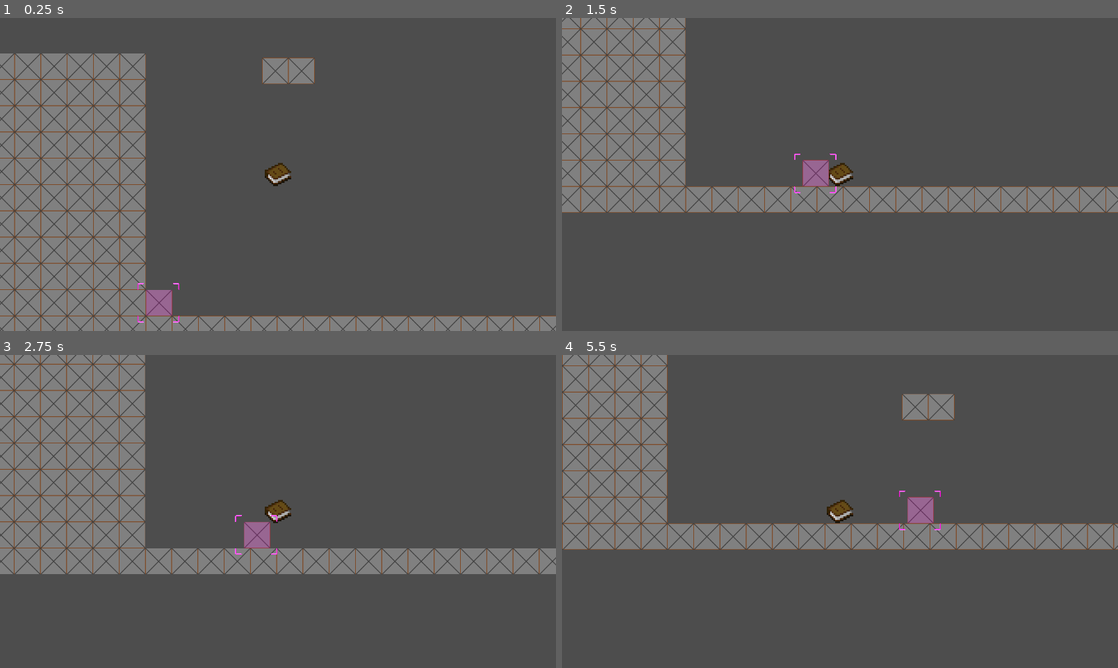
Above: before the commit, frames 1-4 (two rows, left to right).
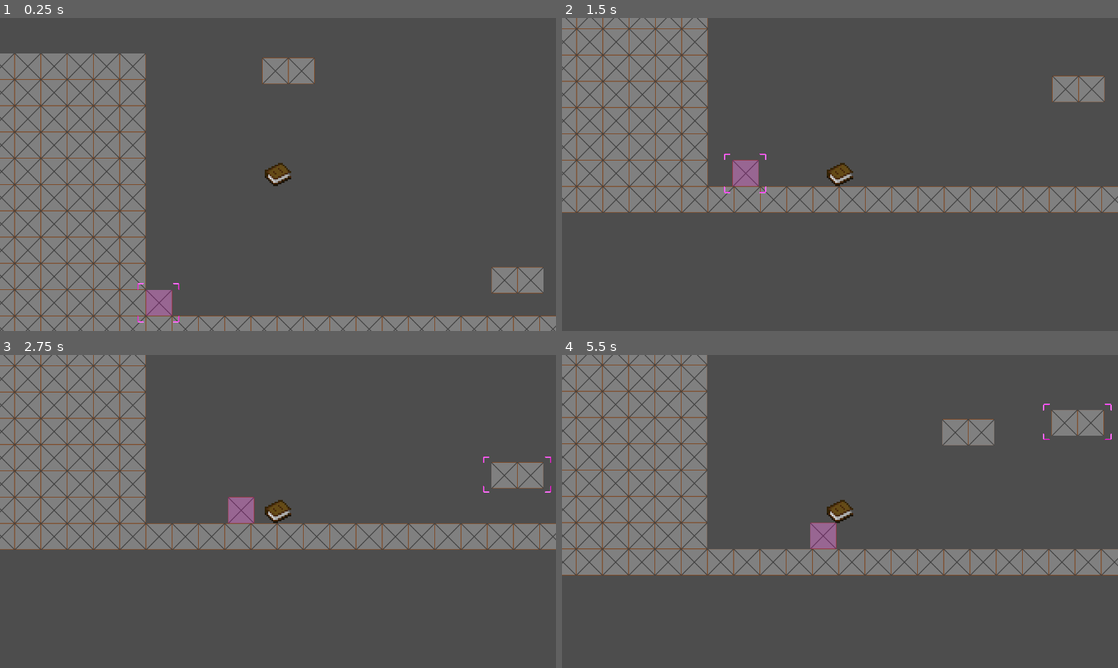
Above: after the commit, the same moments.

Repository: Arti-Dev/LucidNightmaresDemo
Game: Godot game, scene res://scenes/level.tscn
Same seed, same stepped clock (60 frames per second), same inputs: the game is played once before the commit and once after it.
Inputs:
- Up to frame 1 (0.25 s): no input
- Up to frame 2 (1.5 s): hold Right (TelekineticRight) from 0.53 s (still down); tap Q (Q) at 0.6 s; tap Space (PlayerJump) at 0.77 s; tap Tab (Tab) at 1.35 s
- Up to frame 3 (2.75 s): tap Space (PlayerJump) at 1.52 s; release Right (TelekineticRight) at 2.03 s; hold Left (TelekineticLeft) from 2.03 s (still down); tap Q (Q) at 2.1 s
- Up to frame 4 (5.5 s): release Left (TelekineticLeft) at 2.78 s; hold Right (TelekineticRight) 2.78-4.28 s; tap Tab (Tab) at 2.85, 4.35 s; tap Space (PlayerJump) at 3.02, 3.77, 4.52 s; tap Q (Q) at 3.6, 5.1 s; hold Left (TelekineticLeft) 4.28-5.03 s; hold Right (TelekineticRight) from 5.03 s (still down)

The runs differ from the first frame. In frame 1, 0.7% of the frame differs, in the area x 88-98%, y 79-88%; in frame 2, 8.7%; in frame 3, 18%; in frame 4, 23%, in the area x 0-100%, y 0-71%.

Commit message:
Add telekinetic path platform

Diff:
--- a/scenes/level.tscn
+++ b/scenes/level.tscn
@@ -1,10 +1,11 @@
-[gd_scene load_steps=10 format=4 uid="uid://biampqlhctoid"]
+[gd_scene load_steps=12 format=4 uid="uid://biampqlhctoid"]
 
 [ext_resource type="PackedScene" uid="uid://cwsep6ctbelnx" path="res://scenes/player.tscn" id="1_x2e8k"]
 [ext_resource type="Texture2D" uid="uid://by3poox6dkvvr" path="res://assets/tileset/tileset.png" id="2_xsafv"]
 [ext_resource type="PackedScene" uid="uid://c5fwpb217arma" path="res://scenes/free_tile.tscn" id="4_7ors7"]
 [ext_resource type="PackedScene" uid="uid://xhbyfkdwudvy" path="res://scenes/tween_moving_platform.tscn" id="5_4mhca"]
 [ext_resource type="PackedScene" uid="uid://dhj35qgxqpkna" path="res://scenes/path_moving_platform.tscn" id="5_vpwjr"]
+[ext_resource type="PackedScene" uid="uid://buc8o5r408v7d" path="res://scenes/telekinetic_path_platform.tscn" id="6_tvw0b"]
 
 [sub_resource type="TileSetAtlasSource" id="TileSetAtlasSource_87rnx"]
 resource_name = "testing"
@@ -35,6 +36,12 @@
 }
 point_count = 5
 
+[sub_resource type="Curve2D" id="Curve2D_608pn"]
+_data = {
+"points": PackedVector2Array(0, 0, 0, 0, 3786, 649, 0, 0, 0, 0, 3778, 163)
+}
+point_count = 2
+
 [node name="Level" type="Node2D"]
 
 [node name="Player" parent="." instance=ExtResource("1_x2e8k")]
@@ -52,3 +59,7 @@
 [node name="platform" parent="." instance=ExtResource("5_vpwjr")]
 position = Vector2(2948, 453)
 curve = SubResource("Curve2D_5oh4b")
+
+[node name="PathMovingPlatform" parent="." instance=ExtResource("6_tvw0b")]
+curve = SubResource("Curve2D_608pn")
+speed = 200
--- /dev/null
+++ b/scenes/telekinetic_path_platform.tscn
@@ -0,0 +1,49 @@
+[gd_scene load_steps=8 format=3 uid="uid://buc8o5r408v7d"]
+
+[ext_resource type="Script" path="res://scripts/telekinetic_path_platform.gd" id="1_th1uv"]
+[ext_resource type="Texture2D" uid="uid://by3poox6dkvvr" path="res://assets/tileset/tileset.png" id="2_5n4q1"]
+[ext_resource type="PackedScene" uid="uid://df73nfep6qcjo" path="res://scenes/marker.tscn" id="3_76vt5"]
+
+[sub_resource type="Curve2D" id="Curve2D_uwdly"]
+
+[sub_resource type="TileSetAtlasSource" id="TileSetAtlasSource_i2sqx"]
+texture = ExtResource("2_5n4q1")
+texture_region_size = Vector2i(64, 64)
+0:0/0 = 0
+1:0/0 = 0
+2:0/0 = 0
+
+[sub_resource type="TileSet" id="TileSet_j45mj"]
+tile_size = Vector2i(64, 64)
+sources/0 = SubResource("TileSetAtlasSource_i2sqx")
+
+[sub_resource type="RectangleShape2D" id="RectangleShape2D_pn0ws"]
+size = Vector2(124, 59)
+
+[node name="PathMovingPlatform" type="Path2D"]
+curve = SubResource("Curve2D_uwdly")
+script = ExtResource("1_th1uv")
+
+[node name="PathFollow2D" type="PathFollow2D" parent="."]
+rotates = false
+
+[node name="RemoteTransform2D" type="RemoteTransform2D" parent="PathFollow2D"]
+remote_path = NodePath("../../AnimatableBody2D")
+
+[node name="AnimatableBody2D" type="AnimatableBody2D" parent="."]
+collision_mask = 7
+
+[node name="TileMapLayer" type="TileMapLayer" parent="AnimatableBody2D"]
+tile_map_data = PackedByteArray(0, 0, 255, 255, 0, 0, 0, 0, 0, 0, 0, 0, 0, 0, 0, 0, 0, 0, 0, 0, 0, 0, 0, 0, 0, 0)
+tile_set = SubResource("TileSet_j45mj")
+
+[node name="CollisionShape2D" type="CollisionShape2D" parent="AnimatableBody2D"]
+position = Vector2(0, 31)
+shape = SubResource("RectangleShape2D_pn0ws")
+
+[node name="Marker" parent="AnimatableBody2D" instance=ExtResource("3_76vt5")]
+visible = false
+offset_left = -84.0
+offset_top = -14.0
+offset_right = 83.0
+offset_bottom = 74.0
--- /dev/null
+++ b/scripts/telekinetic_path_platform.gd
@@ -0,0 +1,28 @@
+extends TelekineticObject
+
+@onready var animBody = $AnimatableBody2D
+@onready var marker = $AnimatableBody2D/Marker
+
+# to set up:
+# instantiate this scene
+# define a Curve2D in the inspector of the scene node
+@onready var pathFollow: PathFollow2D = $PathFollow2D
+@export var speed = 100
+
+# Called when the node enters the scene tree for the first time.
+func _ready() -> void:
+	pass
+
+
+# Called every frame. 'delta' is the elapsed time since the previous frame.
+func _physics_process(delta: float) -> void:
+	if is_selected:
+		var direction = Input.get_axis("TelekineticLeft", "TelekineticRight")
+		pathFollow.progress += speed * delta * direction
+
+func set_selected(boo: bool):
+	is_selected = boo
+	if boo:
+		marker.visible = true
+	else:
+		marker.visible = false
